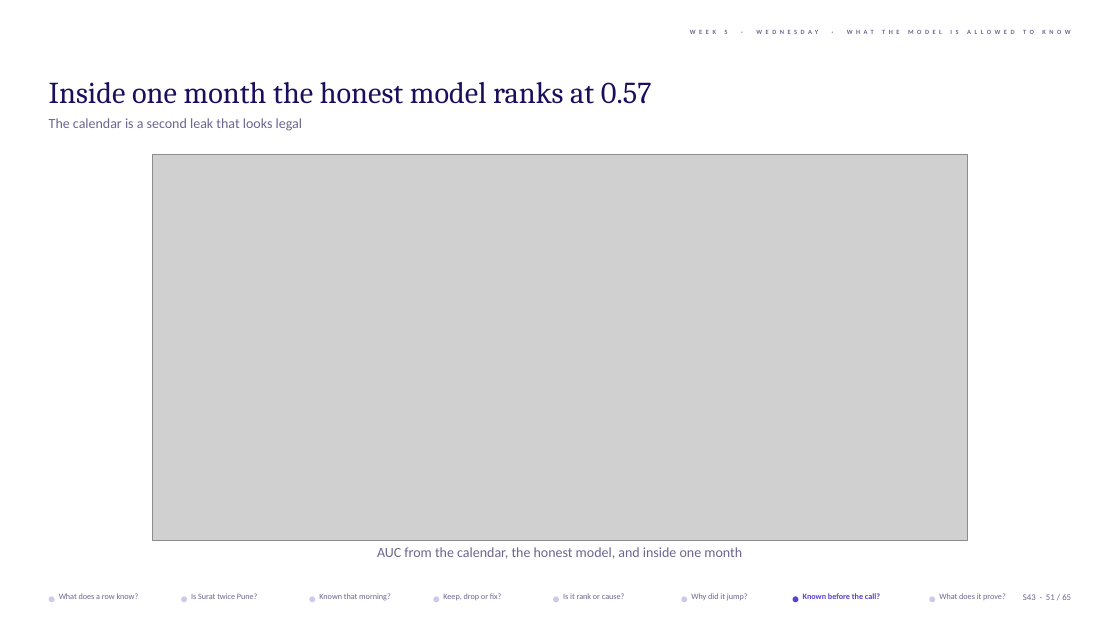
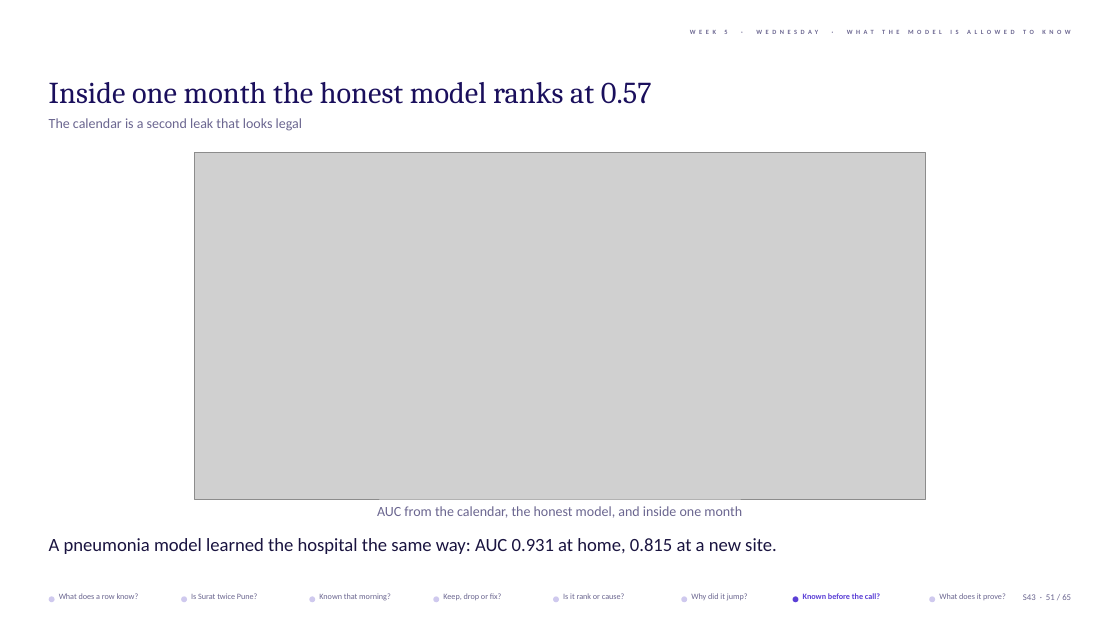
Before and after one commit to fde-academy-lab/c2-content-factory, a slide deck: slide 51 of content/W05/D3/1_in_class_training_content/slides/C2_W05_D03_slides_STUDENT.pptx. Drawn at 1120x630 pixels with LibreOffice and Linux fonts; fonts in the diff are those of the drawing; grey boxes stand for pictures; background and template pictures are left out. Boxes give left, top, right and bottom in pixels: in the first picture for what was removed or moved away, otherwise in the second. Text is boxed around its words. In the diff, an @@ line names an element or a change of style, - is before the commit and + after.

```diff
--- a/content/W05/D3/1_in_class_training_content/slides/C2_W05_D03_slides_STUDENT.pptx
+++ b/content/W05/D3/1_in_class_training_content/slides/C2_W05_D03_slides_STUDENT.pptx
@@ picture: place and size @@
-picture at box(153, 155, 967, 540)
+picture at box(195, 153, 926, 499)
@@ text "AUC from the calendar, the ...": place and size @@
-text "AUC from the calendar, the ..." at box(377, 547, 742, 559)
+text "AUC from the calendar, the ..." at box(377, 506, 742, 518)
@@ text added at box(49, 538, 777, 554), 16 pt, text #1A1440 @@
+A pneumonia model learned the hospital the same way: AUC 0.931 at home, 0.815 at a new site.
```
Also in this commit, not shown: 4 other slides changed, 10 other files.
